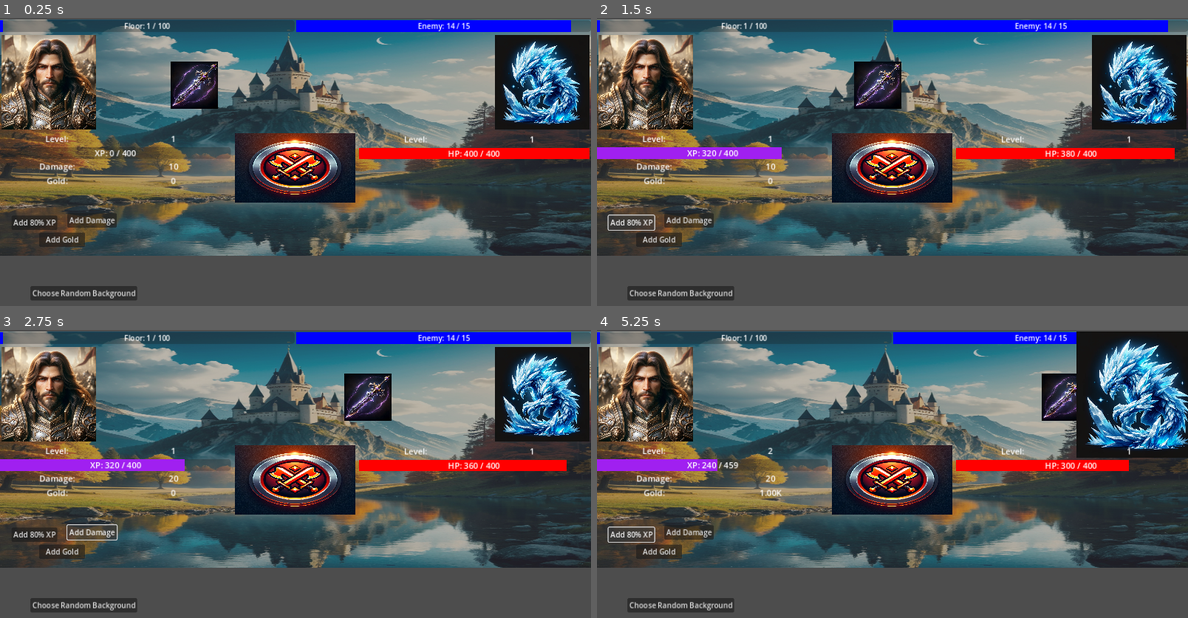
Above: before the commit, frames 1-4 (two rows, left to right).
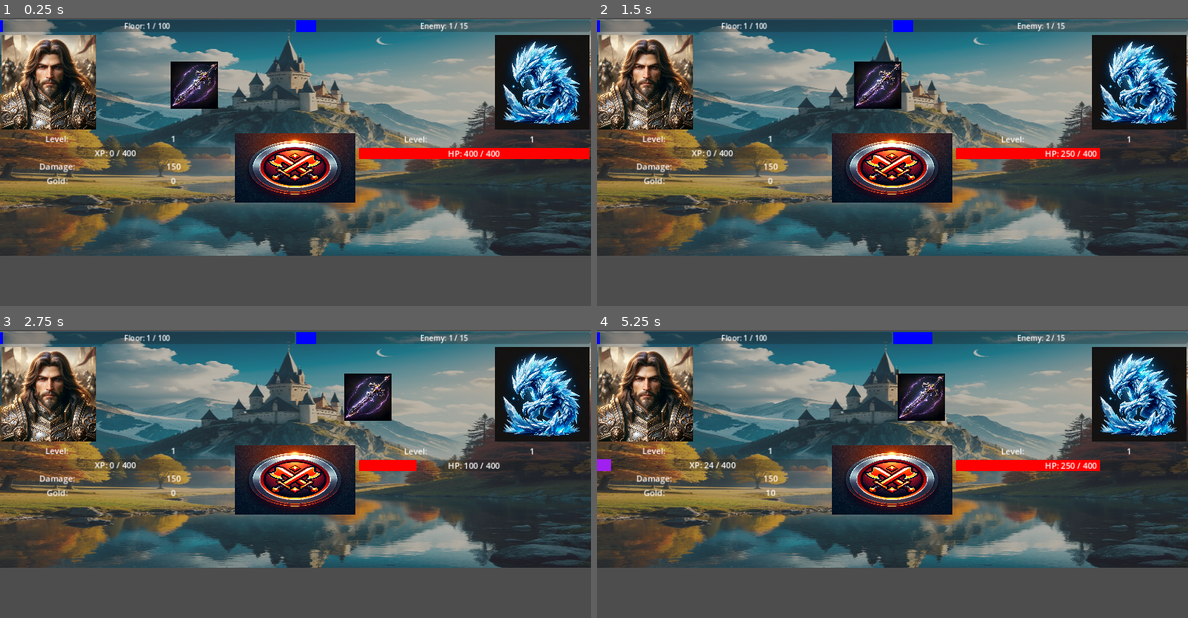
Above: after the commit, the same moments.

Repository: Pepice23/ClimbTheTower
Game: Godot game, scene res://scenes/main/main.tscn
The game is run twice, just before and just after one commit, with the same random seed, the same clock (stepped at 60 frames per second) and the same inputs.
Inputs (mouse positions are in pixels of both pictures, inside the frame that each line leads up to):
- Up to frame 1 (0.25 s): no input
- Up to frame 2 (1.5 s): click (892, 167) at 0.5 s; click (632, 222) at 1.25 s, where only the run before the commit has a clickable "Add 80% XP"
- Up to frame 3 (2.75 s): click (94, 531) at 2 s, where only the run before the commit has a clickable "Add Damage"
- Up to frame 4 (5.25 s): click (662, 551) at 2.75 s, where only the run before the commit has a clickable "Add Gold"; click (679, 606) at 3.5 s, where only the run before the commit has a clickable "Choose Random Background"; click (892, 479) at 4.25 s; click (632, 534) at 5 s, where only the run before the commit has a clickable "Add 80% XP"

The runs differ from the first frame. In frame 1, 3.5% of the frame differs, in the area x 2-97%, y 0-98%; in frame 2, 5.2%; in frame 3, 5.7%; in frame 4, 13%, in the area x 1-100%, y 0-98%.

Commit message:
cleanup, when floor changes boss timer resets, created a second verion of xp_gain for min, max percent

Diff:
--- a/autoloads/enemy_data.gd
+++ b/autoloads/enemy_data.gd
@@ -24,3 +24,7 @@
 func decrease_boss_timer():
 	boss_time_current -= 1
 	emit_signal("change_boss_timer")
+
+func reset_boss_timer():
+	boss_time_current = boss_time_max
+	emit_signal("change_boss_timer")
--- a/autoloads/player_data.gd
+++ b/autoloads/player_data.gd
@@ -1,10 +1,10 @@
 extends Node
 
 var current_floor = 1
-var current_enemy = 14
+var current_enemy = 1
 var floor_max = 100
 var enemy_max = 15
-var player_damage = 10
+var player_damage = 150
 var player_level = 1
 var player_current_xp = 0
 var player_max_xp = 400
@@ -38,7 +38,8 @@
 func increase_current_floor():
 	current_floor += 1
 	reset_current_enemy() # If the floor changes enemy will be reset
-	Battle.boss_battle = false
+	Battle.boss_battle = false # When the floor changes it will be a normal battle
+	EnemyData.reset_boss_timer()
 	emit_signal("change_current_floor")
 	emit_signal("change_enemy_level")
 
@@ -46,7 +47,13 @@
 	reset_current_enemy()
 	Battle.boss_battle = false
 
-func increase_current_xp(percent=80):
+func increase_current_xp_flat(percent=80):
+	player_current_xp += percent / 100.0 * player_max_xp
+	check_and_level_up()
+	emit_signal("change_player_current_xp")
+
+func increase_current_xp_minmax(min_percent=4, max_percent=7):
+	var percent = randi() % (max_percent - min_percent + 1) + min_percent
 	player_current_xp += percent / 100.0 * player_max_xp
 	check_and_level_up()
 	emit_signal("change_player_current_xp")
--- a/scenes/main/main.gd
+++ b/scenes/main/main.gd
@@ -16,21 +16,6 @@
 
 func _on_attack_timer_timeout():
 	animation_player.play("weapon_attack")
-
-func _on_attack_button_pressed():
-	EnemyData.player_manual_attack()
-
-func _on_add_xp_pressed():
-	PlayerData.increase_current_xp(80)
-
-func _on_add_damage_pressed():
-	PlayerData.increase_current_damage()
-
-func _on_add_gold_pressed():
-	PlayerData.increase_current_gold()
-
-func _on_choose_bg_pressed():
-	pass
 
 func on_begin_battle():
 	attack_timer.start()
@@ -57,12 +42,12 @@
 
 func player_wins_normal_battle():
 	PlayerData.increase_current_enemy()
-	PlayerData.increase_current_xp(5)
+	PlayerData.increase_current_xp_minmax()
 	PlayerData.increase_current_gold(10)
 
 func player_wins_boss_battle():
 	PlayerData.increase_current_floor()
-	PlayerData.increase_current_xp(20)
+	PlayerData.increase_current_xp_flat(20)
 	PlayerData.increase_current_gold(40)
 	Helpers.choose_random_background()
 	background_image.texture = load(Helpers.random_background)
--- a/scenes/main/main.tscn
+++ b/scenes/main/main.tscn
@@ -45,41 +45,5 @@
 ignore_texture_size = true
 stretch_mode = 0
 
-[node name="AddXP" type="Button" parent="."]
-offset_left = 25.0
-offset_top = 428.0
-offset_right = 124.0
-offset_bottom = 459.0
-text = "Add 80% XP
-"
-
-[node name="AddDamage" type="Button" parent="."]
-offset_left = 146.0
-offset_top = 423.0
-offset_right = 253.0
-offset_bottom = 454.0
-text = "Add Damage
-"
-
-[node name="AddGold" type="Button" parent="."]
-offset_left = 85.0
-offset_top = 465.0
-offset_right = 184.0
-offset_bottom = 496.0
-text = "Add Gold
-"
-
-[node name="ChooseBG" type="Button" parent="."]
-offset_left = 66.0
-offset_top = 581.0
-offset_right = 297.0
-offset_bottom = 612.0
-text = "Choose Random Background
-"
-
 [connection signal="timeout" from="AttackTimer" to="." method="_on_attack_timer_timeout"]
 [connection signal="pressed" from="AttackButton" to="." method="_on_attack_button_pressed"]
-[connection signal="pressed" from="AddXP" to="." method="_on_add_xp_pressed"]
-[connection signal="pressed" from="AddDamage" to="." method="_on_add_damage_pressed"]
-[connection signal="pressed" from="AddGold" to="." method="_on_add_gold_pressed"]
-[connection signal="pressed" from="ChooseBG" to="." method="_on_choose_bg_pressed"]
